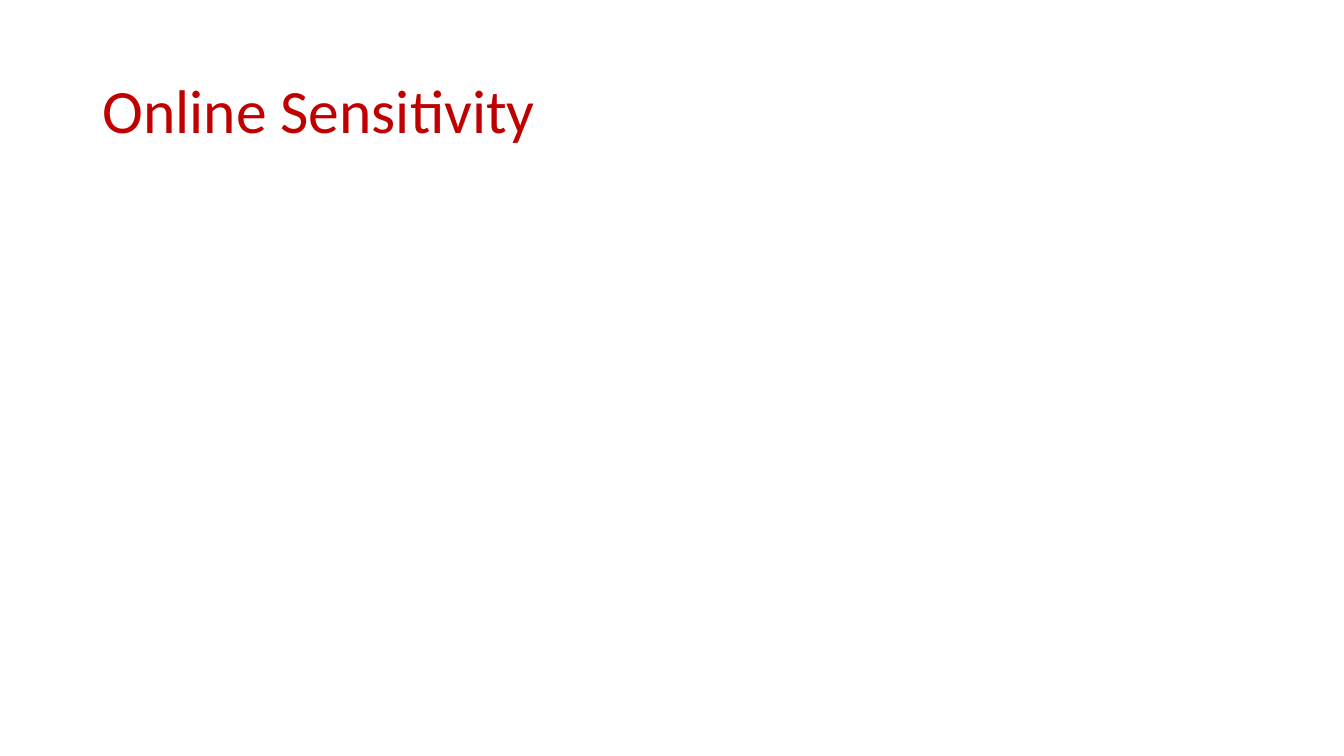
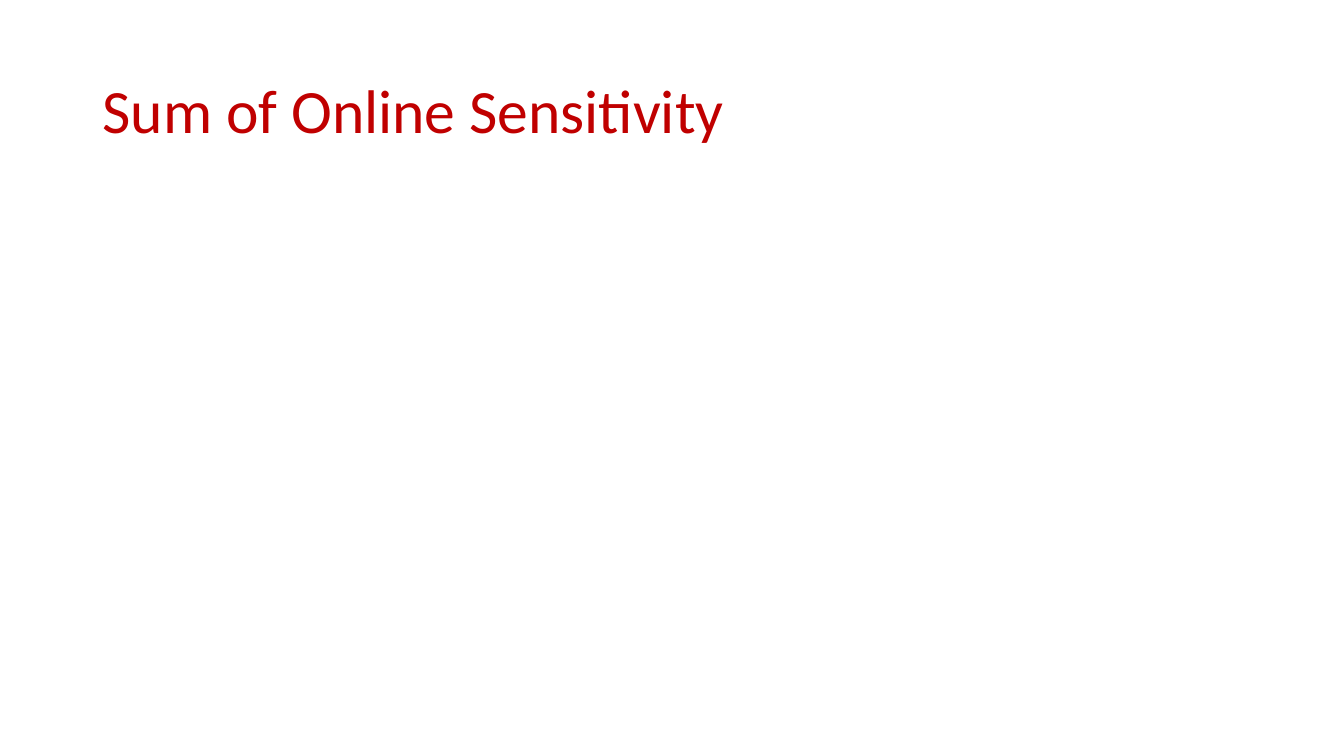
Before and after one commit to samsonzhou/samsonzhou.github.io, a slide deck: slide 56 of other-talks/FOCS 2023.pptx (slide 40 before the commit). Drawn at 1344x756 pixels with LibreOffice and Linux fonts; fonts in the diff are those of the drawing; grey boxes stand for pictures. Boxes give left, top, right and bottom in pixels: in the first picture for what was removed or moved away, otherwise in the second. Text is boxed around its words. In the diff, an @@ line names an element or a change of style, - is before the commit and + after.

```diff
--- a/other-talks/FOCS 2023.pptx
+++ b/other-talks/FOCS 2023.pptx
@@ title at <box>102,90,723,143</box>: text changed @@
-Online Sensitivity
+Sum of Online Sensitivity
```
Also in this commit, not shown: 7 other slides changed, 36 slides added, 1 slide removed, 1 other file.
